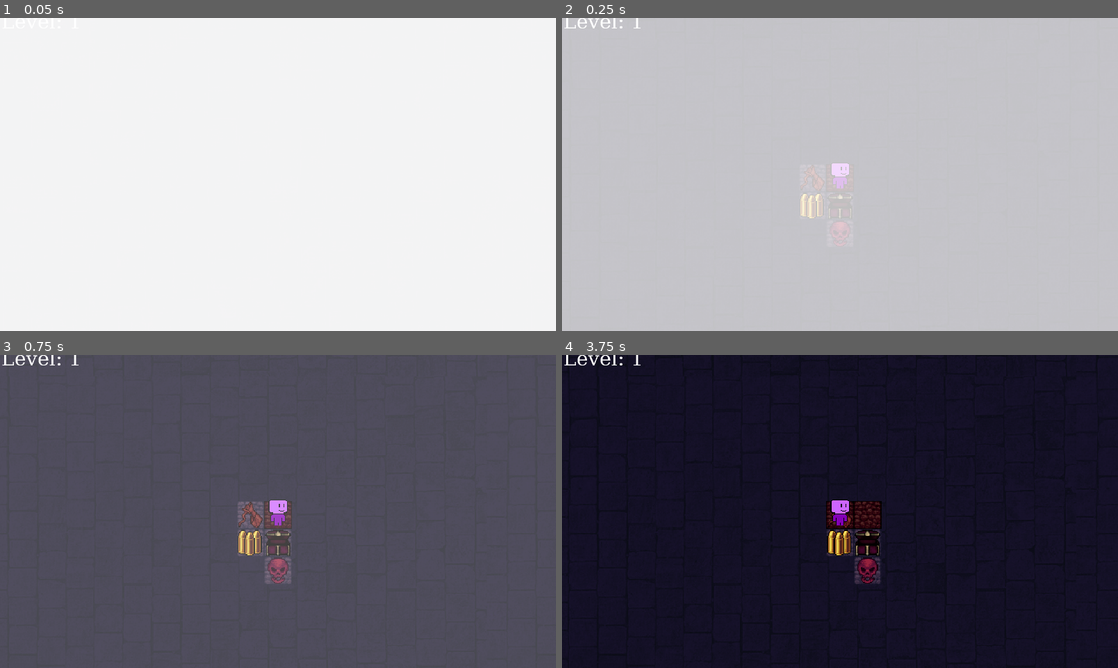
Above: before the commit, frames 1-4 (two rows, left to right).
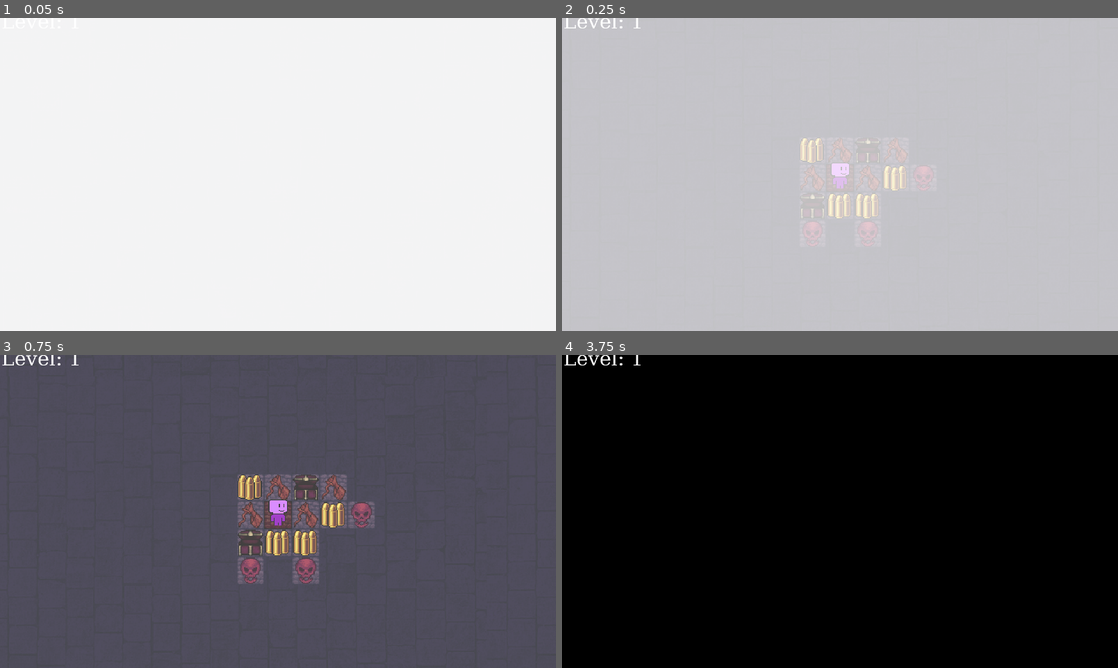
Above: after the commit, the same moments.

Repository: qthn67/HollowChamberGame
Game: Godot game, scene res://overworld.tscn
Two runs of this game, one before a commit and one after it. Both use one fixed random seed, a clock stepped at 60 frames per second and the inputs below.
Inputs (mouse positions are in pixels of both pictures, inside the frame that each line leads up to):
- Up to frame 1 (0.05 s): no input
- Up to frame 2 (0.25 s): no input
- Up to frame 3 (0.75 s): tap Enter at 0.5 s; move the mouse to (400, 495) at 0.52 s; hold Right (ui_right) from 0.53 s (still down); click (400, 495) at 0.6 s
- Up to frame 4 (3.75 s): release Right (ui_right) at 1.25 s; tap Space (debug1) at 1.25 s; drag from (728, 527) to (812, 574) at 1.27 s; tap Enter at 2 s; move the mouse to (895, 442) at 2.02 s; hold Right (ui_right) 2.03-2.75 s; click (895, 442) at 2.1 s; drag from (812, 574) to (673, 464) at 2.77 s; move the mouse to (1006, 558) at 3.52 s; hold Left (ui_left) from 3.53 s (still down); click (1006, 558) at 3.6 s

Frame 1 is identical in both runs. In frame 2, 1.2% of the frame differs, in the area x 42-67%, y 38-73%; in frame 3, 3.7%; in frame 4, 98%, in the area x 0-100%, y 0-100%.

Commit message:
change starting grid size

Diff:
--- a/global.gd
+++ b/global.gd
@@ -1,3 +1,3 @@
 extends Node
 var level = 1
-var grid_size = 3
+var grid_size = 4
